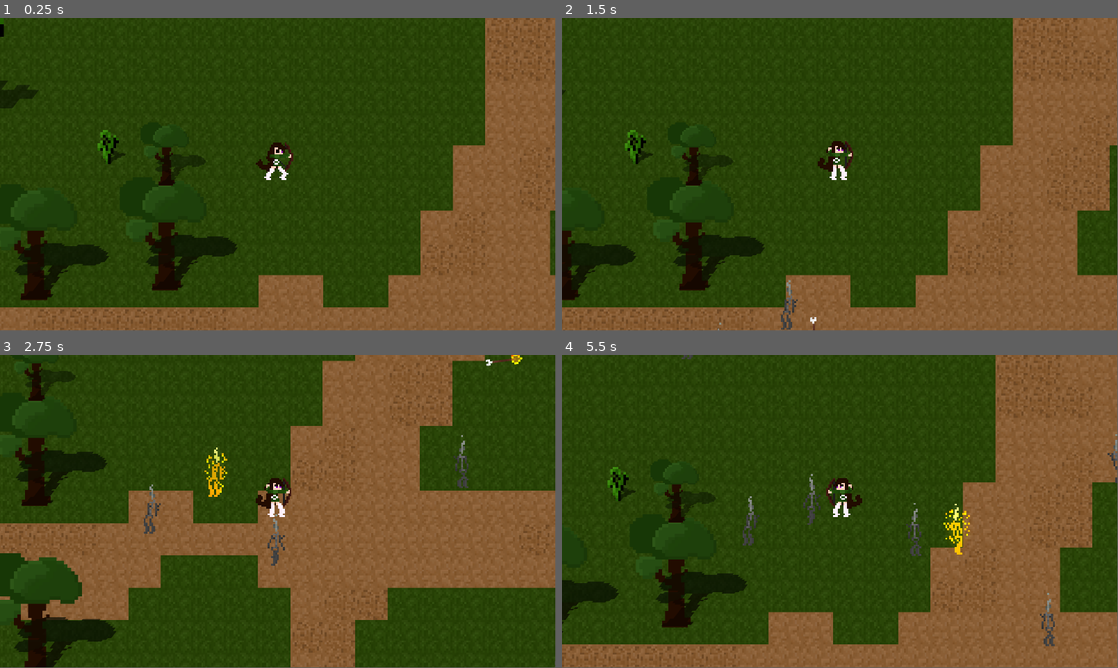
Above: before the commit, frames 1-4 (two rows, left to right).
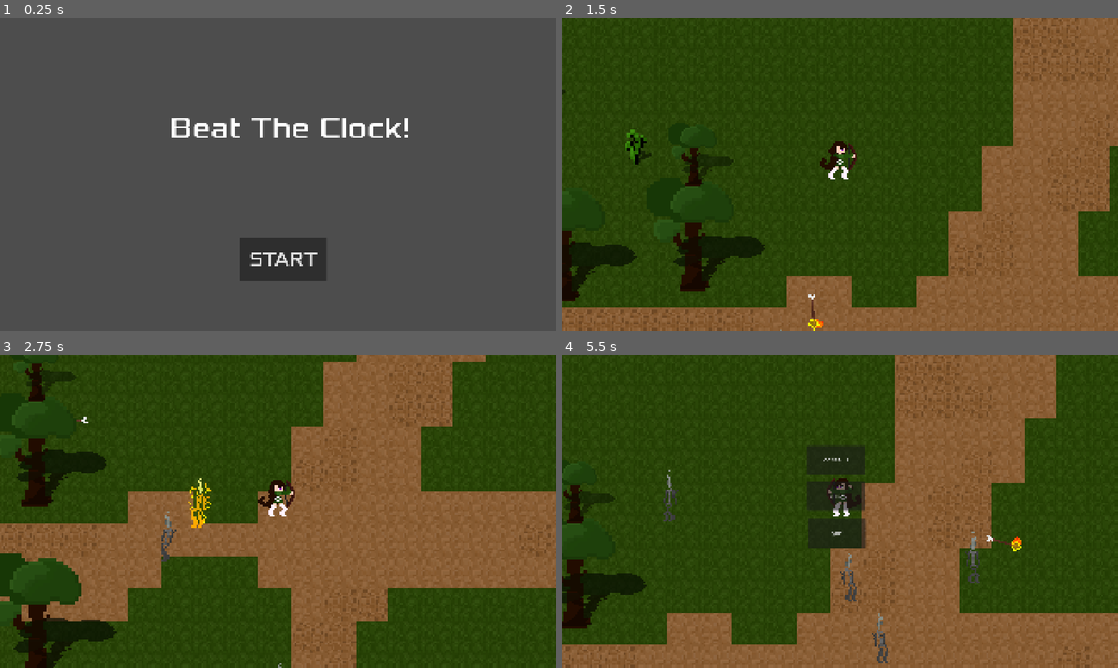
Above: after the commit, the same moments.

Repository: VentsislavPeev/gamejam-2026
Game: Godot game, scene res://src/ui/main_menu.tscn
The game is run twice, just before and just after one commit, with the same random seed, the same clock (stepped at 60 frames per second) and the same inputs. Before the commit the project starts from res://src/levels/survivor_game.tscn.
Inputs (mouse positions are in pixels of both pictures, inside the frame that each line leads up to):
- Up to frame 1 (0.25 s): no input
- Up to frame 2 (1.5 s): click (845, 259) at 0.5 s, where only the run after the commit has a clickable "START"; move the mouse to (962, 158) at 1.27 s; hold D (move_right) from 1.28 s (still down)
- Up to frame 3 (2.75 s): move the mouse to (166, 527) at 2.02 s; release D (move_right) at 2.03 s; hold S (move_down) from 2.03 s (still down)
- Up to frame 4 (5.5 s): move the mouse to (895, 442) at 2.77 s; release S (move_down) at 2.78 s; hold D (move_right) 2.78-3.53 s; move the mouse to (812, 574) at 3.52 s; hold W (move_up) 3.53-4.28 s; move the mouse to (1006, 558) at 4.27 s; hold A (move_left) from 4.28 s (still down); tap Escape (ui_cancel) at 4.9 s; move the mouse to (673, 464) at 5.02 s
In our replay, the window is 799x449 before the commit and 800x450 after it. These sizes can differ from the game's own. Grey fills any space a smaller window leaves; there, only what the larger window draws over its background counts as a difference.

The runs differ from the first frame. In frame 1, 100% of the frame differs, in the area x 0-100%, y 0-100%; in frame 2, 1.7%; in frame 3, 2.9%; in frame 4, 37%.

Commit message:
Marti UI (#9)
* main menu added

* Start Panel, Pause Menu(not working properly), Game Over Menu (not working properly)

* added audio and ui extras

* 1

* SFX - shooting, enemy kill, enemy burning, theme music, idle menu sound

* audio fix

* neshto

* fixed

Diff:
--- /dev/null
+++ b/hud.tscn
@@ -0,0 +1,17 @@
+[gd_scene format=3 uid="uid://d1x5vo3dxw28x"]
+
+[node name="MainMenu" type="Control" unique_id=2142535864]
+layout_mode = 3
+anchors_preset = 0
+offset_right = 40.0
+offset_bottom = 40.0
+
+[node name="TitleLable" type="Label" parent="." unique_id=1188893701]
+layout_mode = 0
+offset_right = 40.0
+offset_bottom = 23.0
+
+[node name="StartButton" type="Button" parent="." unique_id=1894846106]
+layout_mode = 0
+offset_right = 8.0
+offset_bottom = 8.0
--- a/project.godot
+++ b/project.godot
@@ -11,7 +11,7 @@
 [application]
 
 config/name="gamejam2026"
-run/main_scene="uid://befxiwpl8v5h2"
+run/main_scene="uid://cu5gn48pkvjt0"
 config/features=PackedStringArray("4.6", "Forward Plus")
 config/icon="res://icon.svg"
 
@@ -23,6 +23,7 @@
 
 window/size/viewport_width=1920
 window/size/viewport_height=1080
+window/stretch/mode="canvas_items"
 
 [global_group]
 
--- a/src/actors/enemy.gd
+++ b/src/actors/enemy.gd
@@ -7,6 +7,8 @@
 @onready var main_scene = get_node("/root/Game")
 @onready var animated_sprite = $AnimatedSprite2D
 
+@onready var enemy_kill = $AnimatedSprite2D/EnemyKill
+@onready var burning_enemy = $AnimatedSprite2D/BurnEnemy
 const DROP_CHANCE: float = 0.1
 
 func _physics_process(delta: float):
@@ -21,8 +23,10 @@
 	if dot_active:
 		return
 	dot_active = true
+	burning_enemy.play()
 	print('Burnt')
 
+	#arrow_fire
 	animated_sprite.play('burning')
 
 	var elapsed := 0.0
@@ -39,6 +43,8 @@
 
 func die():
 	if health == 0:
+		#enemy_kill
+		enemy_kill.play()
 		animated_sprite.play('death')
 		await animated_sprite.animation_finished
 		queue_free()
--- a/src/actors/enemy.tscn
+++ b/src/actors/enemy.tscn
@@ -4,6 +4,12 @@
 [ext_resource type="Texture2D" uid="uid://bhias57le6m6s" path="res://assets/sprites/e3_walk_anim.png" id="2_c3s2l"]
 [ext_resource type="Texture2D" uid="uid://b26r6opfkfu7o" path="res://assets/sprites/e3_walk_fire_anim.png" id="2_pdfo5"]
 [ext_resource type="Texture2D" uid="uid://io2da64j4rwy" path="res://assets/sprites/e3_death_anim.png" id="3_gf0sm"]
+[ext_resource type="AudioStream" uid="uid://dlm8biaaxqq1m" path="res://audio/sfx/enemy_kill_1.wav" id="5_q1eoc"]
+[ext_resource type="AudioStream" uid="uid://ck8pkjthxq34i" path="res://audio/sfx/enemy_kill_2.wav" id="6_higb3"]
+[ext_resource type="AudioStream" uid="uid://bfnuefs4loscq" path="res://audio/sfx/enemy_kill_3.wav" id="7_6axsv"]
+[ext_resource type="AudioStream" uid="uid://d31npex0anpq0" path="res://audio/sfx/arrow_fire_layer_1.wav" id="8_q1eoc"]
+[ext_resource type="AudioStream" uid="uid://cnscvphdni872" path="res://audio/sfx/arrow_fire_layer_2.wav" id="9_higb3"]
+[ext_resource type="AudioStream" uid="uid://0y68y1m0kmld" path="res://audio/sfx/arrow_fire_layer_3.wav" id="10_6axsv"]
 
 [sub_resource type="CircleShape2D" id="CircleShape2D_pdfo5"]
 radius = 71.99
@@ -113,6 +119,18 @@
 "speed": 5.0
 }]
 
+[sub_resource type="AudioStreamRandomizer" id="AudioStreamRandomizer_7ed8l"]
+streams_count = 3
+stream_0/stream = ExtResource("5_q1eoc")
+stream_1/stream = ExtResource("6_higb3")
+stream_2/stream = ExtResource("7_6axsv")
+
+[sub_resource type="AudioStreamRandomizer" id="AudioStreamRandomizer_4tn5t"]
+streams_count = 6
+stream_0/stream = ExtResource("8_q1eoc")
+stream_1/stream = ExtResource("9_higb3")
+stream_2/stream = ExtResource("10_6axsv")
+
 [node name="CharacterBody2D" type="CharacterBody2D" unique_id=1077009339 groups=["enemies"]]
 collision_layer = 2
 collision_mask = 2
@@ -138,5 +156,12 @@
 position = Vector2(12, -36.000008)
 scale = Vector2(6.546875, 6.546875)
 sprite_frames = SubResource("SpriteFrames_xwthg")
-animation = &"death"
+animation = &"burning"
 autoplay = "default"
+
+[node name="EnemyKill" type="AudioStreamPlayer" parent="AnimatedSprite2D" unique_id=1932111570]
+stream = SubResource("AudioStreamRandomizer_7ed8l")
+volume_db = -10.0
+
+[node name="BurnEnemy" type="AudioStreamPlayer" parent="AnimatedSprite2D" unique_id=612284900]
+stream = SubResource("AudioStreamRandomizer_4tn5t")
--- a/src/actors/player.tscn
+++ b/src/actors/player.tscn
@@ -4,6 +4,9 @@
 [ext_resource type="Texture2D" uid="uid://djhef1csd7f6w" path="res://assets/sprites/mc_walk_anim.png" id="2_foe4e"]
 [ext_resource type="Texture2D" uid="uid://c2j48yydjuv8o" path="res://assets/sprites/mc_bow_anim.png" id="2_xk21n"]
 [ext_resource type="PackedScene" uid="uid://bbo7hwjyvwya4" path="res://src/actors/weapon.tscn" id="3_foe4e"]
+[ext_resource type="AudioStream" uid="uid://blbu451fx1nth" path="res://audio/sfx/fs_dirt_1.wav" id="5_d8py6"]
+[ext_resource type="AudioStream" uid="uid://bygdhq6ctxhfo" path="res://audio/sfx/fs_dirt_2.wav" id="6_l3h4q"]
+[ext_resource type="AudioStream" uid="uid://bqtqompro81c6" path="res://audio/sfx/fs_dirt_3.wav" id="7_urqtb"]
 
 [sub_resource type="AtlasTexture" id="AtlasTexture_l3h4q"]
 atlas = ExtResource("2_xk21n")
@@ -94,9 +97,12 @@
 [sub_resource type="CircleShape2D" id="CircleShape2D_foe4e"]
 radius = 34.0147
 
-[sub_resource type="AtlasTexture" id="AtlasTexture_urqtb"]
-atlas = ExtResource("2_xk21n")
-region = Rect2(0, 32, 32, 32)
+[sub_resource type="AudioStreamRandomizer" id="AudioStreamRandomizer_wqefw"]
+playback_mode = 2
+streams_count = 3
+stream_0/stream = ExtResource("5_d8py6")
+stream_1/stream = ExtResource("6_l3h4q")
+stream_2/stream = ExtResource("7_urqtb")
 
 [sub_resource type="AtlasTexture" id="AtlasTexture_wqefw"]
 atlas = ExtResource("2_xk21n")
--- a/src/actors/projectile.gd
+++ b/src/actors/projectile.gd
@@ -18,7 +18,6 @@
 
 	var direction = Vector2.RIGHT.rotated(rotation)
 	position += direction * SPEED * delta
-
 	travel_distance += SPEED * delta
 	if travel_distance > RANGE:
 		queue_free()
--- a/src/actors/weapon.gd
+++ b/src/actors/weapon.gd
@@ -1,10 +1,13 @@
 extends Area2D
+
+@onready var shooting = $CharShoot
 
 func _physics_process(delta: float):
 	look_at(get_global_mouse_position())
 
 
 func shoot():
+	shooting.play()
 	const PROJECTILE = preload("res://src/actors/projectile.tscn")
 	var new_projectile = PROJECTILE.instantiate()
 	new_projectile.global_position = %ShootingPoint.global_position
--- a/src/actors/weapon.tscn
+++ b/src/actors/weapon.tscn
@@ -1,6 +1,7 @@
 [gd_scene format=3 uid="uid://bbo7hwjyvwya4"]
 
 [ext_resource type="Script" uid="uid://du71s6lwv6s8r" path="res://src/actors/weapon.gd" id="1_m15pl"]
+[ext_resource type="AudioStream" uid="uid://btj660njucrjp" path="res://audio/sfx/char_shoot_basic.wav" id="2_m15pl"]
 
 [sub_resource type="CircleShape2D" id="CircleShape2D_m15pl"]
 radius = 721.034
@@ -32,4 +33,8 @@
 
 [node name="Sprite2D" type="Sprite2D" parent="Timer" unique_id=763224400]
 
+[node name="CharShoot" type="AudioStreamPlayer" parent="." unique_id=1456921369]
+stream = ExtResource("2_m15pl")
+volume_db = 20.0
+
 [connection signal="timeout" from="Timer" to="." method="_on_timer_timeout"]
--- a/src/levels/survivor_game.gd
+++ b/src/levels/survivor_game.gd
@@ -1,4 +1,29 @@
 extends Node2D
+
+var score: int = 0
+var max_health: int = 100
+var current_health: int = 100
+var game_active: bool = true
+
+@onready var timer: Timer = $Clock
+@onready var ui: CanvasLayer = $UI
+@onready var score_label: Label = $UI/ScoreLabel
+@onready var health_bar: ProgressBar = $UI/HealthBar
+@onready var time_label: Label = $UI/TimeLabel
+@onready var pause_ui: Control = $UI/PauseUI
+@onready var game_over_ui: Control = $UI/GameOverUI
+@onready var game_over_score_label: Label = $UI/GameOverUI/ScoreLabel
+
+
+func _ready() -> void:
+
+	# Hide health bar initially? No, show during game
+	health_bar.value = current_health
+	health_bar.max_value = max_health
+	pause_ui.visible = false
+	game_over_ui.visible = false
+
+	timer.start(90.0)  # 1:30 мин
 
 func spawn_mob():
 	var new_mob = preload("res://src/actors/enemy.tscn").instantiate()
@@ -8,3 +33,56 @@
 
 func _on_timer_timeout():
 	spawn_mob()
+
+func _input(event: InputEvent) -> void:
+	if game_active and Input.is_action_just_pressed("ui_cancel"):  # ESC
+		toggle_pause()
+
+func _process(delta: float) -> void:
+	if game_active:
+		# Update UI
+		score_label.text = "Score: %d" % score
+		time_label.text = "Time: %d:%02d" % [int(timer.time_left / 60), int(timer.time_left) % 60]
+
+		# TODO: add_score(10) при hit на mob
+		# TODO: take_damage(20) при hit
+
+func toggle_pause() -> void:
+	get_tree().paused = !get_tree().paused
+	pause_ui.visible = get_tree().paused
+
+func game_over() -> void:
+	game_active = false
+	get_tree().paused = true
+	game_over_ui.visible = true
+	game_over_score_label.text = "Final Score: %d" % score
+	# Също ако health <= 0: game_over()
+
+func take_damage(amount: int) -> void:
+	current_health -= amount
+	health_bar.value = current_health
+	if current_health <= 0:
+		game_over()
+
+func add_score(points: int) -> void:
+	score += points
+
+# Button functions
+func _on_continue_button_pressed() -> void:
+	toggle_pause()
+
+
+func _on_quit_button_pressed() -> void:
+	get_tree().change_scene_to_file("res://src/ui/main_menu.tscn")
+
+
+func _on_clock_timeout() -> void:
+	game_over()
+
+
+func _on_pause_retry_button_pressed() -> void:
+	get_tree().reload_current_scene()
+
+
+func _on_quit_retry_button_pressed() -> void:
+	get_tree().reload_current_scene()
--- a/src/levels/survivor_game.tscn
+++ b/src/levels/survivor_game.tscn
@@ -4,12 +4,90 @@
 [ext_resource type="PackedScene" uid="uid://cpq728pdgjtsk" path="res://assets/themes/test_bg.tscn" id="3_h101p"]
 [ext_resource type="Script" uid="uid://tpk0kiobwpv5" path="res://src/levels/survivor_game.gd" id="1_75kf4"]
 [ext_resource type="PackedScene" uid="uid://e6dlfmgfl0mr" path="res://src/actors/obstacle.tscn" id="2_a210u"]
+[ext_resource type="FontFile" uid="uid://bs4ww54t7be0" path="res://themes/fonts/Xolonium-Regular.ttf" id="4_75kf4"]
+[ext_resource type="AudioStream" uid="uid://c2mpintshhkcq" path="res://audio/sfx/ambiance_loop.wav" id="5_fv1l1"]
+[ext_resource type="AudioStream" uid="uid://du6qnhxx4m27i" path="res://audio/music/theme.wav" id="6_gkphq"]
 
 [sub_resource type="Curve2D" id="Curve2D_h101p"]
 _data = {
 "points": PackedVector2Array(0, 0, 0, 0, -102, -112, 0, 0, 0, 0, 2166, -117, 0, 0, 0, 0, 2166, 1208, 0, 0, 0, 0, -109, 1193, 0, 0, 0, 0, -107, -87)
 }
 point_count = 5
+
+[sub_resource type="GDScript" id="GDScript_gkphq"]
+script/source = "# UI.gd (CanvasLayer) - СВЪРЗАНО ВСИЧКО!
+extends CanvasLayer
+class_name GameUI
+
+@onready var pause_ui: Control = $PauseUI
+@onready var game_over_ui: Control = $GameOverUI
+@onready var score_label: Label = $ScoreLabel
+@onready var health_bar: ProgressBar = $HealthBar
+@onready var time_label: Label = $TimeLabel
+@onready var game_over_score_label: Label = $GameOverUI/ScoreLabel
+@onready var ambience_loop: AudioStreamPlayer = $IdleMenuSound
+
+var score: int = 0
+var current_health: int = 100
+
+signal resume_game  # За GameScene
+signal retry_game
+signal quit_game
+
+func _ready():
+	# 🔥 ВСИЧКИ БУТОНИ ТУК!
+	pause_ui.get_node(\"ContinueButton\").pressed.connect(_on_resume)
+	pause_ui.get_node(\"RetryButton\").pressed.connect(_on_pause_retry)
+	pause_ui.get_node(\"QuitButton\").pressed.connect(_on_pause_quit)
+
+	game_over_ui.get_node(\"RetryButton\").pressed.connect(_on_game_over_retry)
+	game_over_ui.get_node(\"QuitButton\").pressed.connect(_on_game_over_quit)
+
+	# Start скрито
+	pause_ui.visible = false
+	game_over_ui.visible = false
+
+# 🔥 PUBLIC - GameScene вика
+func update_score(new_score: int):
+	score = new_score
+	score_label.text = \"Score: %d\" % score
+
+func update_time(time_left: float):
+	time_label.text = \"Time: %d:%02d\" % [int(time_left/60), int(time_left)%60]
+
+func update_health(new_health: int):
+	current_health = new_health
+	health_bar.value = current_health
+
+func toggle_pause():
+	Engine.time_scale = 1.0 if pause_ui.visible else 0.0
+	pause_ui.visible = !pause_ui.visible
+	if pause_ui.visible:
+		ambience_loop.play()
+
+func show_game_over():
+	Engine.time_scale = 0.0
+	game_over_ui.visible = true
+	game_over_score_label.text = \"Final Score: %d\" % score
+	ambience_loop.play()
+
+# 🔥 PRIVATE - само бутони
+func _on_resume():
+	resume_game.emit()  # GameScene чува
+	toggle_pause()
+
+func _on_pause_retry():
+	retry_game.emit()
+
+func _on_pause_quit():
+	quit_game.emit()
+
+func _on_game_over_retry():
+	retry_game.emit()
+
+func _on_game_over_quit():
+	quit_game.emit()
+"
 
 [node name="Game" type="Node2D" unique_id=1953090852]
 y_sort_enabled = true
@@ -31,6 +109,8 @@
 rotation = -0.0022045819
 progress = 482.46
 
+[node name="AudioStreamPlayer" type="AudioStreamPlayer" parent="Player" unique_id=1242742083]
+
 [node name="StaticBody2D" parent="." unique_id=1033802667 instance=ExtResource("2_a210u")]
 position = Vector2(575, 474)
 
@@ -38,4 +118,162 @@
 wait_time = 0.5
 autostart = true
 
+[node name="UI" type="CanvasLayer" parent="." unique_id=596854622]
+script = SubResource("GDScript_gkphq")
+metadata/_custom_type_script = "uid://b6kf6kdiqtbth"
+
+[node name="ScoreLabel" type="Label" parent="UI" unique_id=724628742]
+visible = false
+anchors_preset = 1
+anchor_left = 1.0
+anchor_right = 1.0
+offset_left = -194.0
+offset_right = 6.0
+offset_bottom = 100.0
+grow_horizontal = 0
+theme_override_colors/font_color = Color(0, 0, 0, 1)
+theme_override_fonts/font = ExtResource("4_75kf4")
+horizontal_alignment = 1
+vertical_alignment = 1
+
+[node name="HealthBar" type="ProgressBar" parent="UI" unique_id=961743940]
+visible = false
+anchors_preset = 6
+anchor_left = 1.0
+anchor_top = 0.5
+anchor_right = 1.0
+anchor_bottom = 0.5
+offset_left = -201.0
+offset_top = -25.0
+offset_right = -1.0
+offset_bottom = 25.0
+grow_horizontal = 0
+grow_vertical = 2
+value = 100.0
+
+[node name="TimeLabel" type="Label" parent="UI" unique_id=445538193]
+visible = false
+anchors_preset = 3
+anchor_left = 1.0
+anchor_top = 1.0
+anchor_right = 1.0
+anchor_bottom = 1.0
+offset_left = -200.0
+offset_top = -100.0
+grow_horizontal = 0
+grow_vertical = 0
+theme_override_colors/font_color = Color(0, 0, 0, 1)
+horizontal_alignment = 1
+
+[node name="PauseUI" type="Control" parent="UI" unique_id=766487381]
+process_mode = 3
+visible = false
+layout_mode = 3
+anchors_preset = 0
+offset_right = 40.0
+offset_bottom = 40.0
+mouse_filter = 1
+
+[node name="ContinueButton" type="Button" parent="UI/PauseUI" unique_id=1978072766]
+layout_mode = 0
+offset_left = 847.0
+offset_top = 313.0
+offset_right = 1047.0
+offset_bottom = 413.0
+text = "CONTINUE"
+
+[node name="RetryButton" type="Button" parent="UI/PauseUI" unique_id=132135339]
+layout_mode = 0
+offset_left = 847.0
+offset_top = 437.0
+offset_right = 1047.0
+offset_bottom = 537.0
+text = "RETRY"
+
+[node name="QuitButton" type="Button" parent="UI/PauseUI" unique_id=265264190]
+layout_mode = 0
+offset_left = 849.0
+offset_top = 565.0
+offset_right = 1049.0
+offset_bottom = 665.0
+text = "QUIT"
+
+[node name="GameOverUI" type="Control" parent="UI" unique_id=1519574285]
+visible = false
+layout_mode = 3
+anchors_preset = 0
+offset_right = 40.0
+offset_bottom = 40.0
+mouse_filter = 2
+
+[node name="GameOverLabel" type="Label" parent="UI/GameOverUI" unique_id=1713464495]
+layout_mode = 1
+anchors_preset = 8
+anchor_left = 0.5
+anchor_top = 0.5
+anchor_right = 0.5
+anchor_bottom = 0.5
+offset_left = 711.0
+offset_top = 86.0
+offset_right = 1111.0
+offset_bottom = 245.0
+grow_horizontal = 2
+grow_vertical = 2
+theme_override_colors/font_color = Color(0, 0, 0, 1)
+theme_override_fonts/font = ExtResource("4_75kf4")
+theme_override_font_sizes/font_size = 64
+text = "YOU LOST!"
+horizontal_alignment = 1
+vertical_alignment = 1
+autowrap_mode = 2
+
+[node name="ScoreLabel" type="Label" parent="UI/GameOverUI" unique_id=1136809407]
+layout_mode = 0
+offset_left = 848.0
+offset_top = 297.0
+offset_right = 1048.0
+offset_bottom = 397.0
+theme_override_colors/font_color = Color(0, 0, 0, 1)
+theme_override_fonts/font = ExtResource("4_75kf4")
+theme_override_font_sizes/font_size = 64
+horizontal_alignment = 1
+vertical_alignment = 1
+
+[node name="RetryButton" type="Button" parent="UI/GameOverUI" unique_id=735714347]
+layout_mode = 0
+offset_left = 368.0
+offset_top = 693.0
+offset_right = 768.0
+offset_bottom = 893.0
+theme_override_fonts/font = ExtResource("4_75kf4")
+theme_override_font_sizes/font_size = 64
+text = "RETRY"
+
+[node name="QuitButton" type="Button" parent="UI/GameOverUI" unique_id=688181617]
+layout_mode = 0
+offset_left = 1199.0
+offset_top = 706.0
+offset_right = 1599.0
+offset_bottom = 906.0
+theme_override_fonts/font = ExtResource("4_75kf4")
+theme_override_font_sizes/font_size = 64
+text = "QUIT"
+
+[node name="IdleMenuSound" type="AudioStreamPlayer" parent="UI" unique_id=708606697]
+stream = ExtResource("5_fv1l1")
+
+[node name="Clock" type="Timer" parent="." unique_id=1349216900]
+wait_time = 90.0
+one_shot = true
+
+[node name="ThemeMusic" type="AudioStreamPlayer" parent="." unique_id=155929245]
+stream = ExtResource("6_gkphq")
+autoplay = true
+
 [connection signal="timeout" from="Timer" to="." method="_on_timer_timeout"]
+[connection signal="pressed" from="UI/PauseUI/ContinueButton" to="." method="_on_continue_button_pressed"]
+[connection signal="pressed" from="UI/PauseUI/RetryButton" to="." method="_on_pause_retry_button_pressed"]
+[connection signal="pressed" from="UI/PauseUI/QuitButton" to="." method="_on_quit_button_pressed"]
+[connection signal="pressed" from="UI/GameOverUI/RetryButton" to="." method="_on_quit_retry_button_pressed"]
+[connection signal="pressed" from="UI/GameOverUI/QuitButton" to="." method="_on_quit_button_pressed"]
+[connection signal="timeout" from="Clock" to="." method="_on_clock_timeout"]
--- /dev/null
+++ b/src/ui/main_menu.gd
@@ -0,0 +1,11 @@
+extends Control
+
+#@onready var ambience_loop = $AudioStreamPlayer
+@onready var start_button: Button = $StartButton
+
+func _ready() -> void:
+	start_button.pressed.connect(_on_start_pressed)
+
+func _on_start_pressed() -> void:
+	#ambience_loop.stop()
+	get_tree().change_scene_to_file("res://src/levels/survivor_game.tscn")
--- /dev/null
+++ b/src/ui/main_menu.tscn
@@ -0,0 +1,39 @@
+[gd_scene format=3 uid="uid://cu5gn48pkvjt0"]
+
+[ext_resource type="Script" uid="uid://y1pdmtjps3l5" path="res://src/ui/main_menu.gd" id="1_06t4h"]
+[ext_resource type="FontFile" uid="uid://bs4ww54t7be0" path="res://themes/fonts/Xolonium-Regular.ttf" id="2_7vrkn"]
+[ext_resource type="AudioStream" uid="uid://c2mpintshhkcq" path="res://audio/sfx/ambiance_loop.wav" id="3_f0s2b"]
+
+[node name="MainMenu" type="Control" unique_id=507938451]
+layout_mode = 3
+anchors_preset = 0
+offset_right = 40.0
+offset_bottom = 40.0
+script = ExtResource("1_06t4h")
+
+[node name="TitleLable" type="Label" parent="." unique_id=1463334359]
+layout_mode = 1
+offset_left = 485.0
+offset_top = 222.0
+offset_right = 1519.0
+offset_bottom = 539.0
+theme_override_fonts/font = ExtResource("2_7vrkn")
+theme_override_font_sizes/font_size = 100
+text = "Beat The Clock!"
+horizontal_alignment = 1
+vertical_alignment = 1
+autowrap_mode = 2
+
+[node name="StartButton" type="Button" parent="." unique_id=1832483906]
+layout_mode = 0
+offset_left = 829.0
+offset_top = 758.0
+offset_right = 1129.0
+offset_bottom = 908.0
+theme_override_fonts/font = ExtResource("2_7vrkn")
+theme_override_font_sizes/font_size = 64
+text = "START"
+
+[node name="IdleMenuSound" type="AudioStreamPlayer" parent="." unique_id=1427332533]
+stream = ExtResource("3_f0s2b")
+autoplay = true
--- /dev/null
+++ b/src/ui/ui.tscn
@@ -0,0 +1,141 @@
+[gd_scene format=3 uid="uid://btt1dag0mg6ki"]
+
+[ext_resource type="FontFile" uid="uid://bs4ww54t7be0" path="res://themes/fonts/Xolonium-Regular.ttf" id="1_jlntk"]
+[ext_resource type="AudioStream" uid="uid://c2mpintshhkcq" path="res://audio/sfx/ambiance_loop.wav" id="2_qemve"]
+
+[node name="UI" type="CanvasLayer" unique_id=773741441]
+
+[node name="ScoreLabel" type="Label" parent="." unique_id=1654623688]
+anchors_preset = 1
+anchor_left = 1.0
+anchor_right = 1.0
+offset_left = -194.0
+offset_right = 6.0
+offset_bottom = 100.0
+grow_horizontal = 0
+theme_override_colors/font_color = Color(0, 0, 0, 1)
+theme_override_fonts/font = ExtResource("1_jlntk")
+horizontal_alignment = 1
+vertical_alignment = 1
+
+[node name="HealthBar" type="ProgressBar" parent="." unique_id=65148028]
+anchors_preset = 6
+anchor_left = 1.0
+anchor_top = 0.5
+anchor_right = 1.0
+anchor_bottom = 0.5
+offset_left = -201.0
+offset_top = -25.0
+offset_right = -1.0
+offset_bottom = 25.0
+grow_horizontal = 0
+grow_vertical = 2
+value = 100.0
+
+[node name="TimeLabel" type="Label" parent="." unique_id=1061084679]
+anchors_preset = 3
+anchor_left = 1.0
+anchor_top = 1.0
+anchor_right = 1.0
+anchor_bottom = 1.0
+offset_left = -200.0
+offset_top = -100.0
+grow_horizontal = 0
+grow_vertical = 0
+theme_override_colors/font_color = Color(0, 0, 0, 1)
+horizontal_alignment = 1
+
+[node name="PauseUI" type="Control" parent="." unique_id=2035455018]
+visible = false
+layout_mode = 3
+anchors_preset = 0
+offset_right = 40.0
+offset_bottom = 40.0
+
+[node name="ContinueButton" type="Button" parent="PauseUI" unique_id=420159895]
+layout_mode = 0
+offset_left = 847.0
+offset_top = 313.0
+offset_right = 1047.0
+offset_bottom = 413.0
+text = "CONTINUE"
+
+[node name="RetryButton" type="Button" parent="PauseUI" unique_id=1883465140]
+layout_mode = 0
+offset_left = 847.0
+offset_top = 437.0
+offset_right = 1047.0
+offset_bottom = 537.0
+text = "RETRY"
+
+[node name="QuitButton" type="Button" parent="PauseUI" unique_id=1861324924]
+layout_mode = 0
+offset_left = 849.0
+offset_top = 565.0
+offset_right = 1049.0
+offset_bottom = 665.0
+text = "QUIT"
+
+[node name="GameOverUI" type="Control" parent="." unique_id=88456323]
+visible = false
+layout_mode = 3
+anchors_preset = 0
+offset_right = 40.0
+offset_bottom = 40.0
+
+[node name="GameOverLabel" type="Label" parent="GameOverUI" unique_id=2114135381]
+layout_mode = 1
+anchors_preset = 8
+anchor_left = 0.5
+anchor_top = 0.5
+anchor_right = 0.5
+anchor_bottom = 0.5
+offset_left = 711.0
+offset_top = 86.0
+offset_right = 1111.0
+offset_bottom = 245.0
+grow_horizontal = 2
+grow_vertical = 2
+theme_override_colors/font_color = Color(0, 0, 0, 1)
+theme_override_fonts/font = ExtResource("1_jlntk")
+theme_override_font_sizes/font_size = 64
+text = "YOU LOST!"
+horizontal_alignment = 1
+vertical_alignment = 1
+autowrap_mode = 2
+
+[node name="ScoreLabel" type="Label" parent="GameOverUI" unique_id=375938154]
+layout_mode = 0
+offset_left = 848.0
+offset_top = 297.0
+offset_right = 1048.0
+offset_bottom = 397.0
+theme_override_colors/font_color = Color(0, 0, 0, 1)
+theme_override_fonts/font = ExtResource("1_jlntk")
+theme_override_font_sizes/font_size = 64
+horizontal_alignment = 1
+vertical_alignment = 1
+
+[node name="RetryButton" type="Button" parent="GameOverUI" unique_id=1053952539]
+layout_mode = 0
+offset_left = 368.0
+offset_top = 693.0
+offset_right = 768.0
+offset_bottom = 893.0
+theme_override_fonts/font = ExtResource("1_jlntk")
+theme_override_font_sizes/font_size = 64
+text = "RETRY"
+
+[node name="QuitButton" type="Button" parent="GameOverUI" unique_id=2135070576]
+layout_mode = 0
+offset_left = 1199.0
+offset_top = 706.0
+offset_right = 1599.0
+offset_bottom = 906.0
+theme_override_fonts/font = ExtResource("1_jlntk")
+theme_override_font_sizes/font_size = 64
+text = "QUIT"
+
+[node name="IdleMenuSound" type="AudioStreamPlayer" parent="." unique_id=2134977197]
+stream = ExtResource("2_qemve")
+volume_db = 24.0
Binary file changed: assets/sprites/arrow.png
Not shown, added: audio/music/theme.wav.import
Not shown, added: audio/sfx/ambiance_loop.wav.import
Not shown, added: audio/sfx/arrow_earth_layer_1.wav.import
Not shown, added: audio/sfx/arrow_earth_layer_2.wav.import
Not shown, added: audio/sfx/arrow_earth_layer_3.wav.import
Not shown, added: audio/sfx/arrow_fire_layer_1.wav.import
Not shown, added: audio/sfx/arrow_fire_layer_2.wav.import
Not shown, added: audio/sfx/arrow_fire_layer_3.wav.import
Not shown, added: audio/sfx/arrow_hit_1.wav.import
Not shown, added: audio/sfx/arrow_hit_2.wav.import
Not shown, added: audio/sfx/arrow_hit_3.wav.import
(and 58 more such lines)
